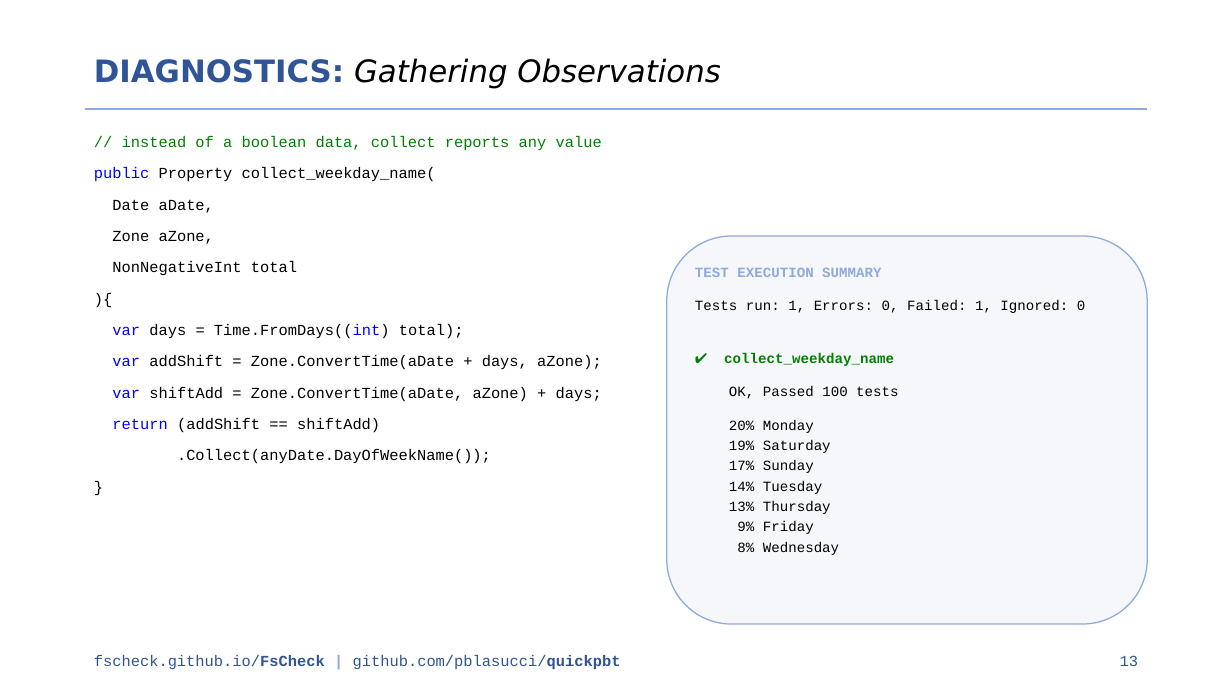
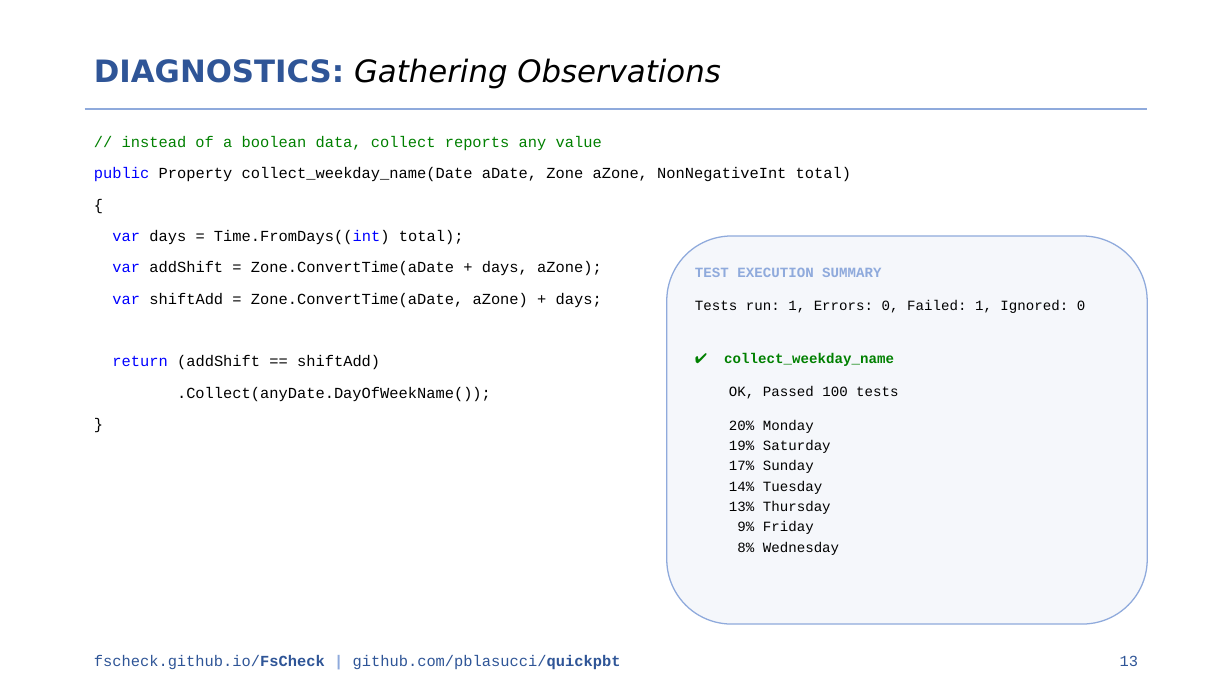
Before and after one commit to pblasucci/quickpbt, a slide deck: slide 13 of media/quickpbt.pptx. Drawn at 1232x693 pixels with LibreOffice and Linux fonts; fonts in the diff are those of the drawing. Boxes give left, top, right and bottom in pixels: in the first picture for what was removed or moved away, otherwise in the second. Text is boxed around its words. In the diff, an @@ line names an element or a change of style, - is before the commit and + after.

```diff
--- a/media/quickpbt.pptx
+++ b/media/quickpbt.pptx
@@ text at <box>94,167,851,182</box>: text changed @@
-public Property collect_weekday_name(
-Date aDate,
-Zone aZone,
-NonNegativeInt total
-){
+public Property collect_weekday_name(Date aDate, Zone aZone, NonNegativeInt total)
+{
```
Also in this commit, not shown: 5 other slides changed, 1 other file.
